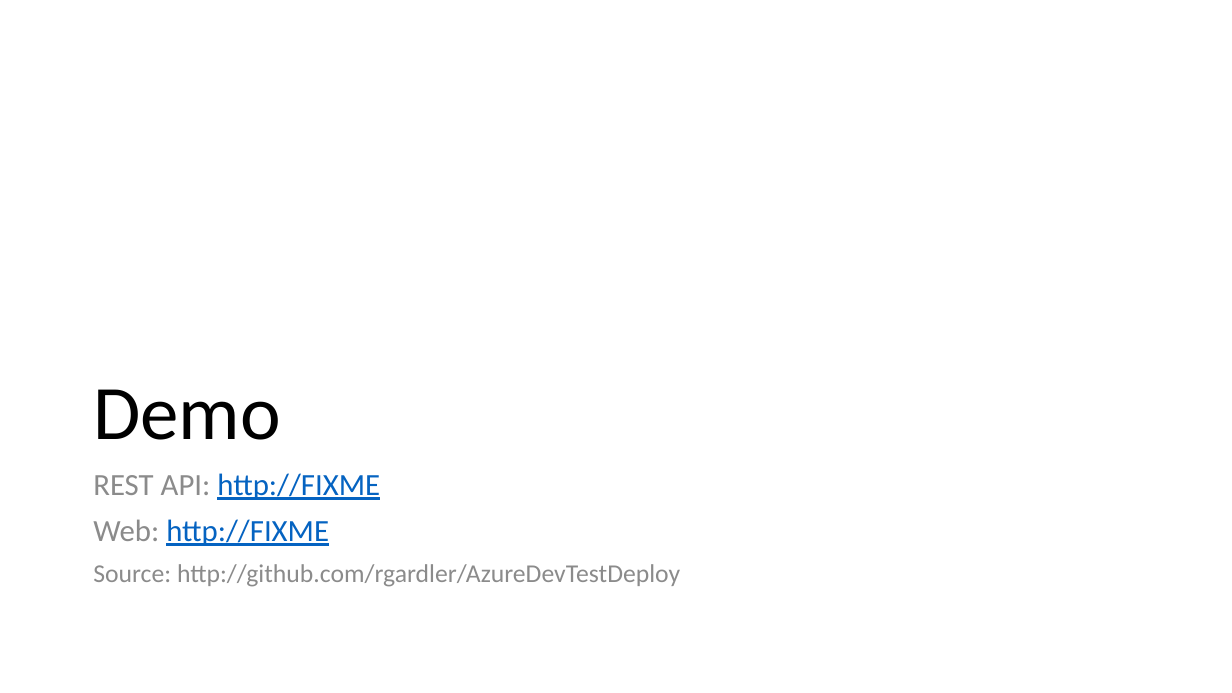
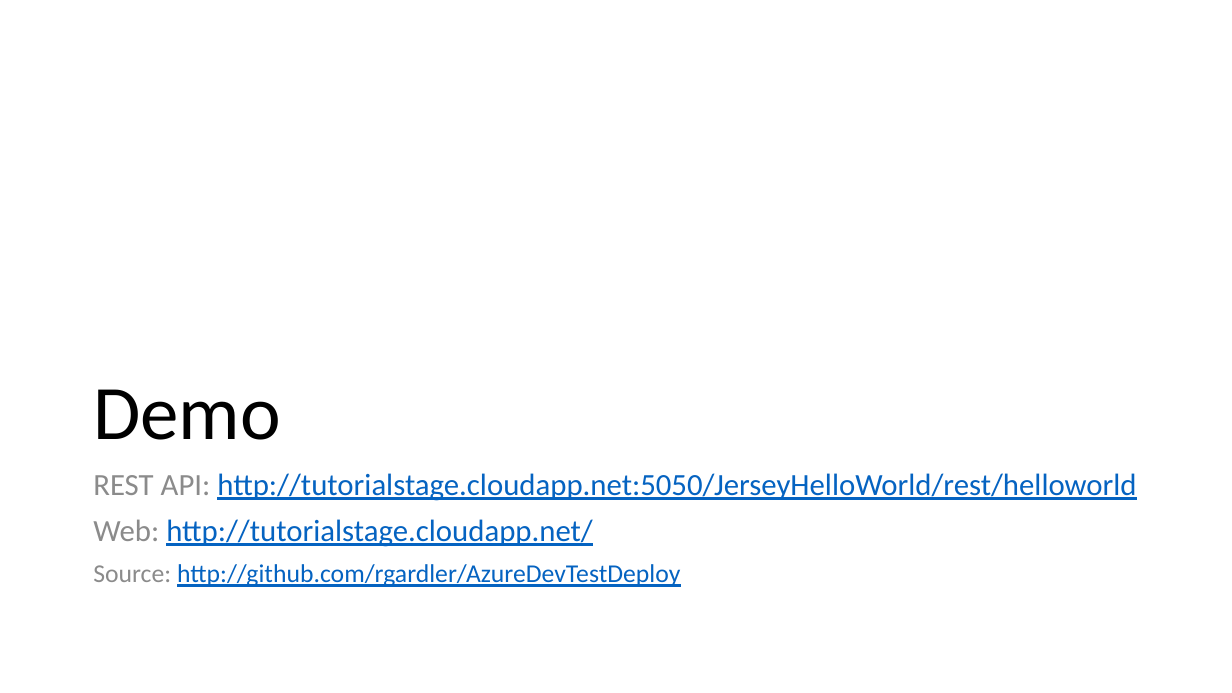
Before and after one commit to tvsnarayana/AzureDevTestDeploy, a slide deck: slide 12 of docs/tutorial.pptx. Drawn at 1232x693 pixels with LibreOffice and Linux fonts; fonts in the diff are those of the drawing. Boxes give left, top, right and bottom in pixels: in the first picture for what was removed or moved away, otherwise in the second. Text is boxed around its words. In the diff, an @@ line names an element or a change of style, - is before the commit and + after.

```diff
--- a/docs/tutorial.pptx
+++ b/docs/tutorial.pptx
@@ text at (x1=93, y1=473, x2=1136, y2=547): text changed @@
-REST API: http://FIXME
-Web: http://FIXME
+REST API: http://tutorialstage.cloudapp.net:5050/JerseyHelloWorld/rest/helloworld
+Web: http://tutorialstage.cloudapp.net/
@@ text at (x1=93, y1=564, x2=680, y2=587): text colour #8C8C8C to #0563C1, underline on in "http://github.com/rgardler/AzureDevTestDeploy" @@
```
Also in this commit, not shown: 6 other slides changed, 4 slides added, 1 slide removed.
